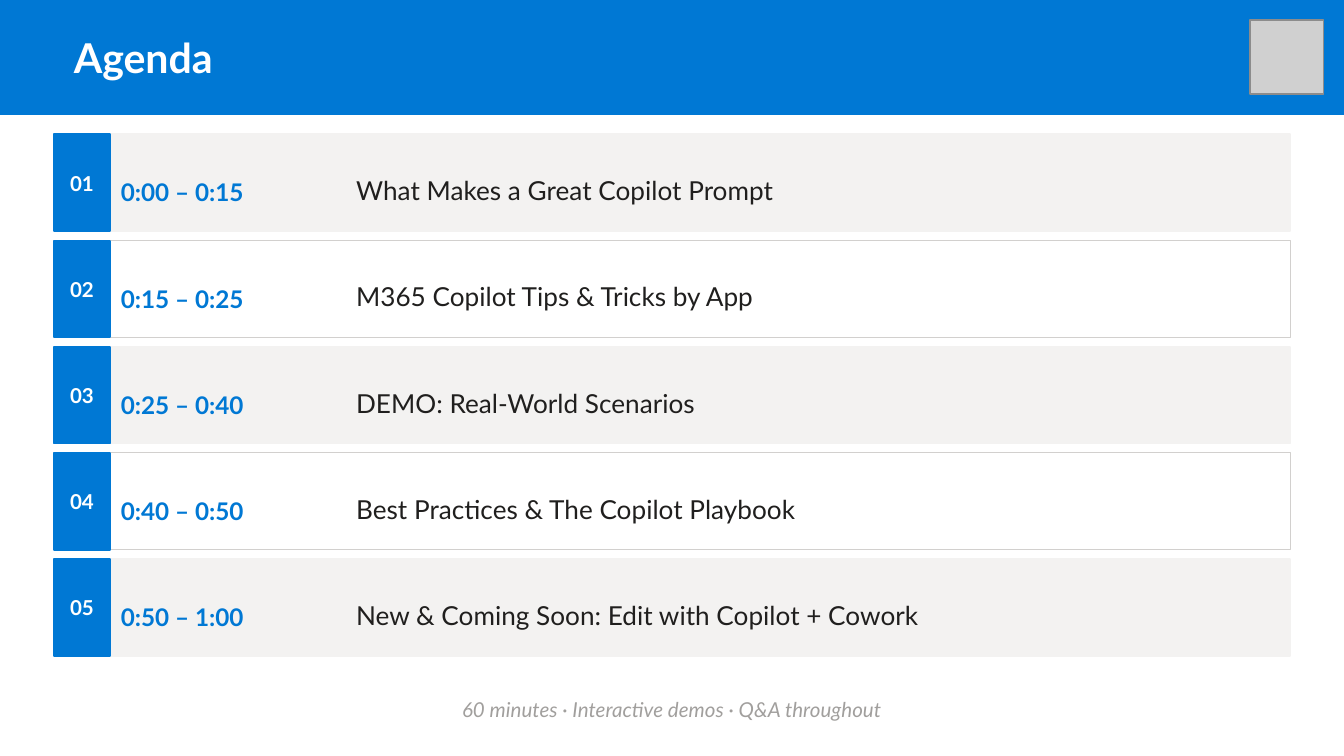
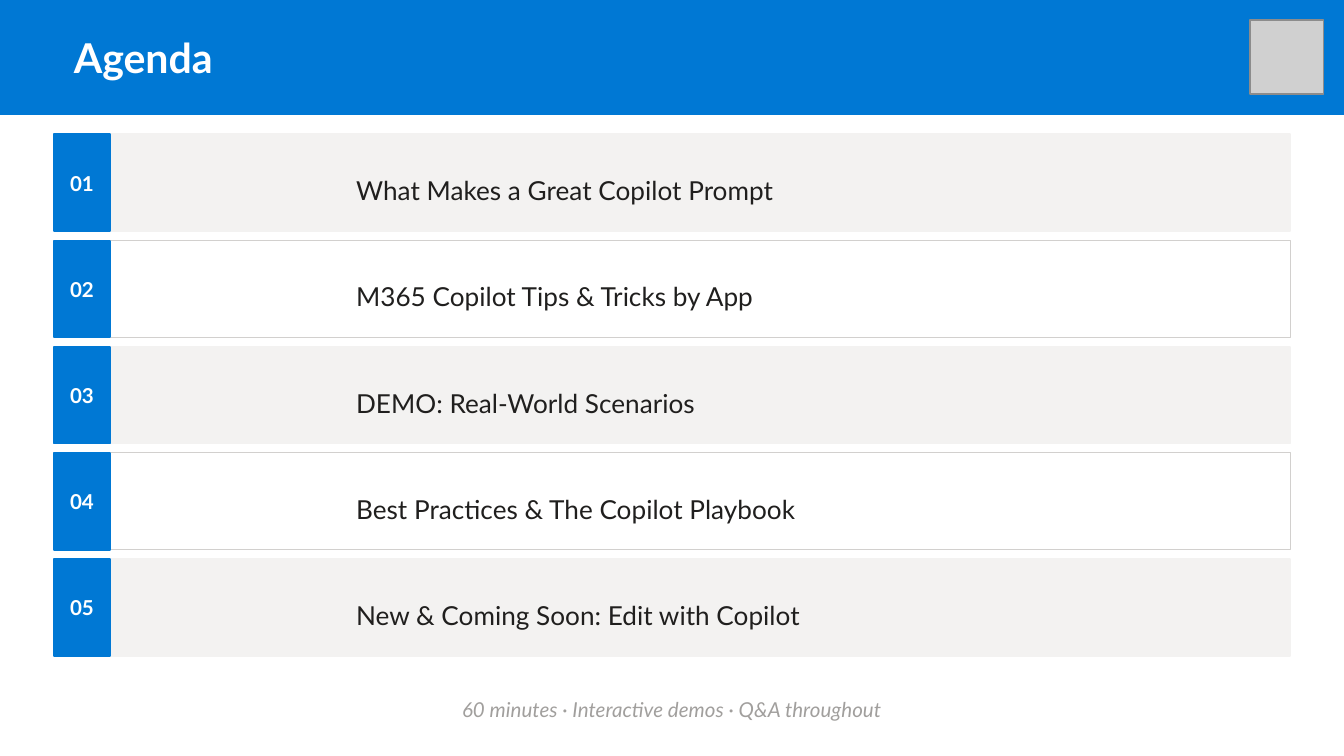
Before and after one commit to matziq/copilot-training-docs, a slide deck: slide 2 of files/Copilot_Training_Deck.pptx. Drawn at 1344x756 pixels with LibreOffice and Linux fonts; fonts in the diff are those of the drawing; grey boxes stand for pictures. Boxes give left, top, right and bottom in pixels: in the first picture for what was removed or moved away, otherwise in the second. Text is boxed around its words. In the diff, an @@ line names an element or a change of style, - is before the commit and + after.

Commit message:
Update training5: add Memory & Custom Instructions, Additional Useful Prompts, remove Cowork

```diff
--- a/files/Copilot_Training_Deck.pptx
+++ b/files/Copilot_Training_Deck.pptx
@@ text removed at [121,183,243,202] @@
-0:00 – 0:15
@@ text removed at [121,290,243,309] @@
-0:15 – 0:25
@@ text removed at [121,396,243,414] @@
-0:25 – 0:40
@@ text removed at [121,502,243,521] @@
-0:40 – 0:50
@@ text removed at [121,608,243,626] @@
-0:50 – 1:00
@@ text at [356,605,799,630]: text changed @@
-New & Coming Soon: Edit with Copilot + Cowork
+New & Coming Soon: Edit with Copilot
```
Also in this commit, not shown: 8 other slides changed, 2 slides added, 1 slide removed, 2 other files.
